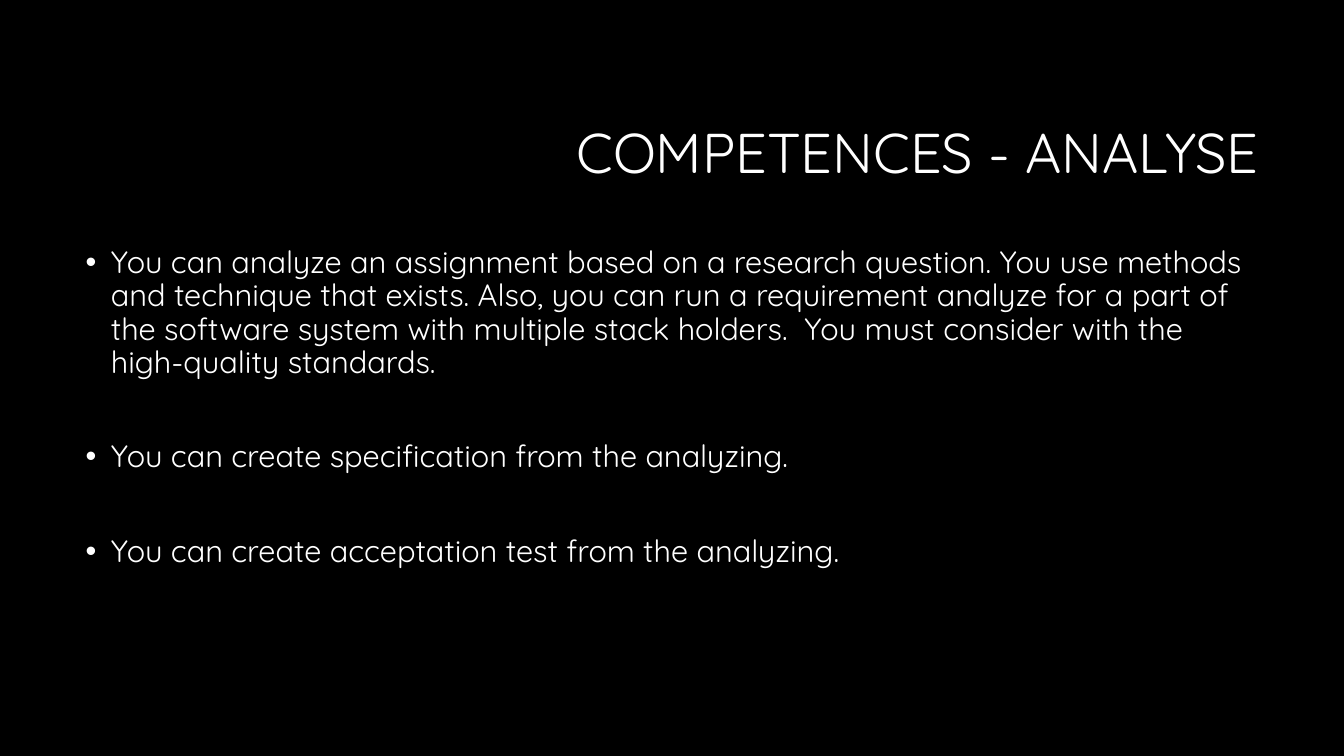
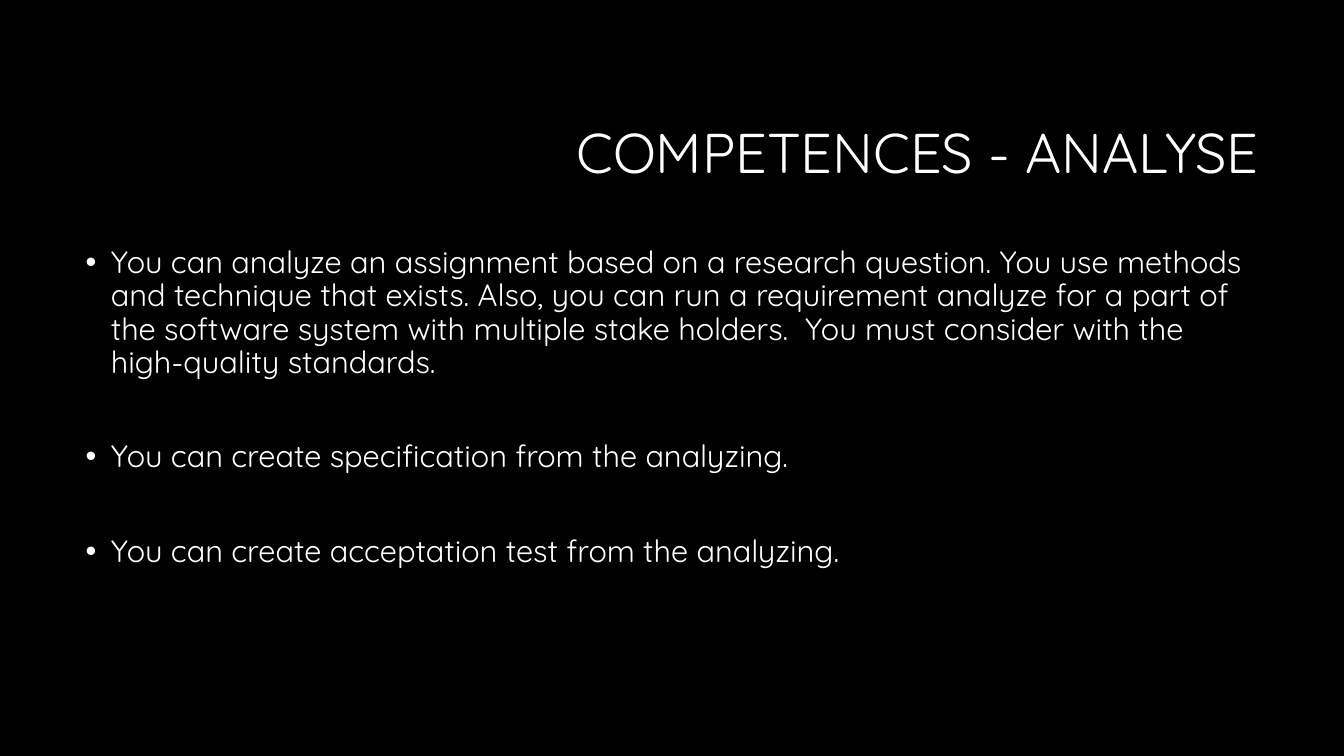
Before and after one commit to InternVI/VIDocuments, a slide deck: slide 11 of Presentation/Internship_Oscar_Veldman.pptx. Drawn at 1344x756 pixels with LibreOffice and Linux fonts; fonts in the diff are those of the drawing; background and template pictures are left out. Boxes give left, top, right and bottom in pixels: in the first picture for what was removed or moved away, otherwise in the second. Text is boxed around its words. In the diff, an @@ line names an element or a change of style, - is before the commit and + after.

```diff
--- a/Presentation/Internship_Oscar_Veldman.pptx
+++ b/Presentation/Internship_Oscar_Veldman.pptx
@@ text at (x1=111, y1=250, x2=1241, y2=379): text changed @@
-• You can analyze an assignment based on a research question. You use methods and technique that exists. Also, you can run a requirement analyze for a part of the software system with multiple stack holders. You must consider with the high-quality standards.
+• You can analyze an assignment based on a research question. You use methods and technique that exists. Also, you can run a requirement analyze for a part of the software system with multiple stake holders. You must consider with the high-quality standards.
```
Also in this commit, not shown: 2 other slides changed, 2 other files.
